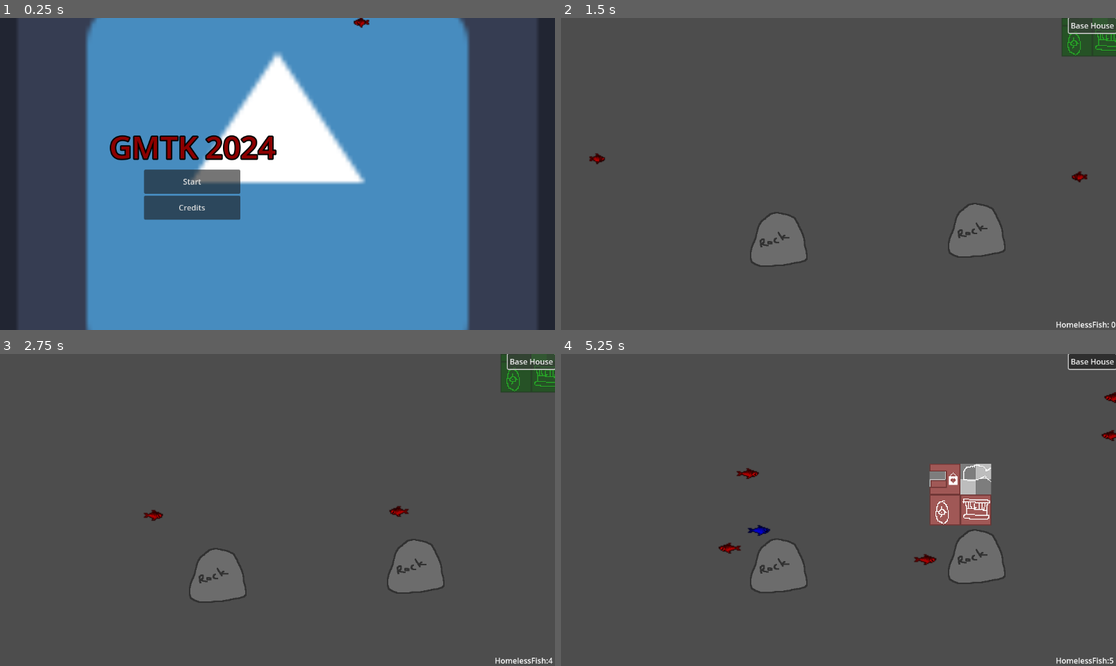
Above: before the commit, frames 1-4 (two rows, left to right).
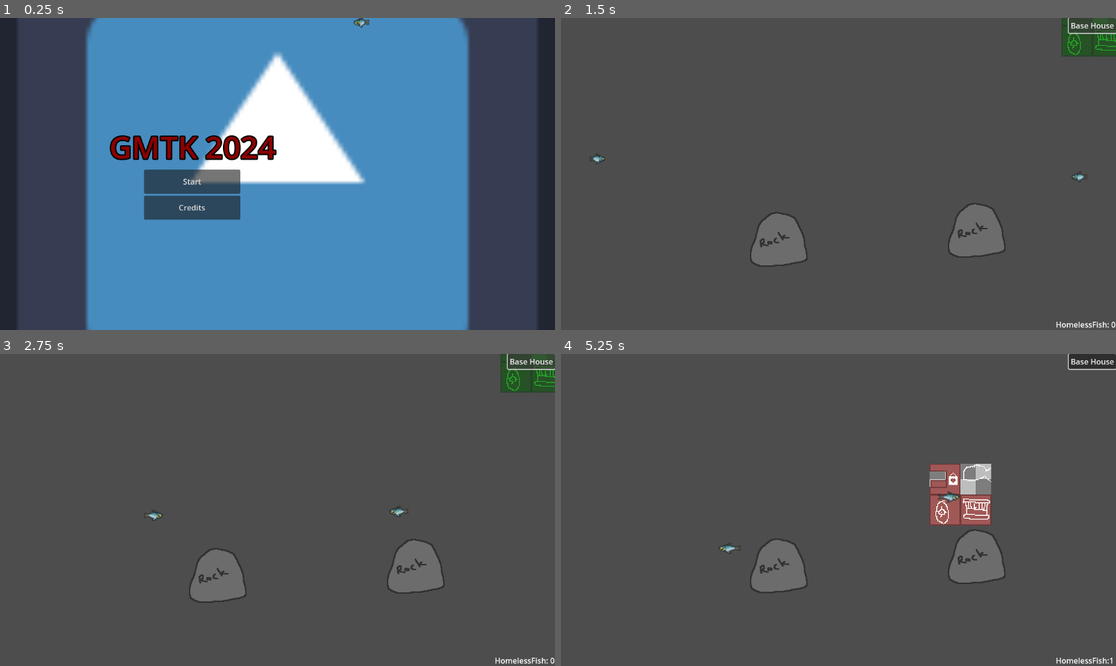
Above: after the commit, the same moments.

Repository: Glue-N-Wrench/built-for-scales
Game: Godot game, scene res://PlayableScenes/MainMenu.tscn
Same seed, same stepped clock (60 frames per second), same inputs: the game is played once before the commit and once after it. The engine's default icon, where the game draws it, is replaced by a stand-in: a white triangle on a blue panel in a dark square.
Inputs (mouse positions are in pixels of both pictures, inside the frame that each line leads up to):
- Up to frame 1 (0.25 s): no input
- Up to frame 2 (1.5 s): click "Start" at 0.5 s; click "Base House" at 1.25 s
- Up to frame 3 (2.75 s): click "Base House" at 2 s
- Up to frame 4 (5.25 s): click "Base House" at 2.75 s; move the mouse to (960, 494) at 3.52 s; tap S (camera_down) at 3.6 s; click (960, 494) at 3.67 s; move the mouse to (727, 525) at 4.27 s; tap A (camera_left) at 4.35 s; click (727, 525) at 4.42 s; move the mouse to (894, 441) at 5.02 s; tap D (camera_right) at 5.1 s; click (894, 441) at 5.17 s

The runs differ from the first frame. In frame 1, less than 0.1% of the frame differs, in the area x 63-67%, y 0-4%; in frame 2, 0.1%; in frame 3, 0.1%; in frame 4, 0.5%, in the area x 28-100%, y 12-100%.

Commit message:
minor cosmetic upgrade to fish behavior

Diff:
--- a/Globals/Managers/FishManager.gd
+++ b/Globals/Managers/FishManager.gd
@@ -31,7 +31,7 @@
 			newFish.position = Vector2(-800, offset)
 	newFish.go_to_location(Vector2(0,0))
 	add_child(newFish)
-	homelessFish[type].append(newFish)
+	homelessFish[type].push_front(newFish)
 
 func addHouse(house:Node2D):
 	activeHouses.append(house)
--- a/Globals/Managers/TurnManager.gd
+++ b/Globals/Managers/TurnManager.gd
@@ -5,7 +5,7 @@
 	0: preload("res://Objects/Fish/fish.tscn")
 	}
 
-var roundTime = 2 #seconds in a round
+var roundTime = 10 #seconds in a round
 var roundTimer = 0
 var weekTime = 7 #rounds in a week
 var weekTimer = 0
--- a/Objects/Fish/Fish.gd
+++ b/Objects/Fish/Fish.gd
@@ -20,9 +20,9 @@
 
 # Called every frame. 'delta' is the elapsed time since the previous frame.
 func _process(delta):
-	modulate = Color.BLUE #DEBUGGING
+	#modulate = Color.BLUE #DEBUGGING
 	if homeless:
-		modulate = Color.RED #DEBUGGING
+		#modulate = Color.RED #DEBUGGING
 		wanderClock -= delta
 		if wanderClock < 0:
 			#TODO: when map-range is determined change this \/ X to be the width of the map
